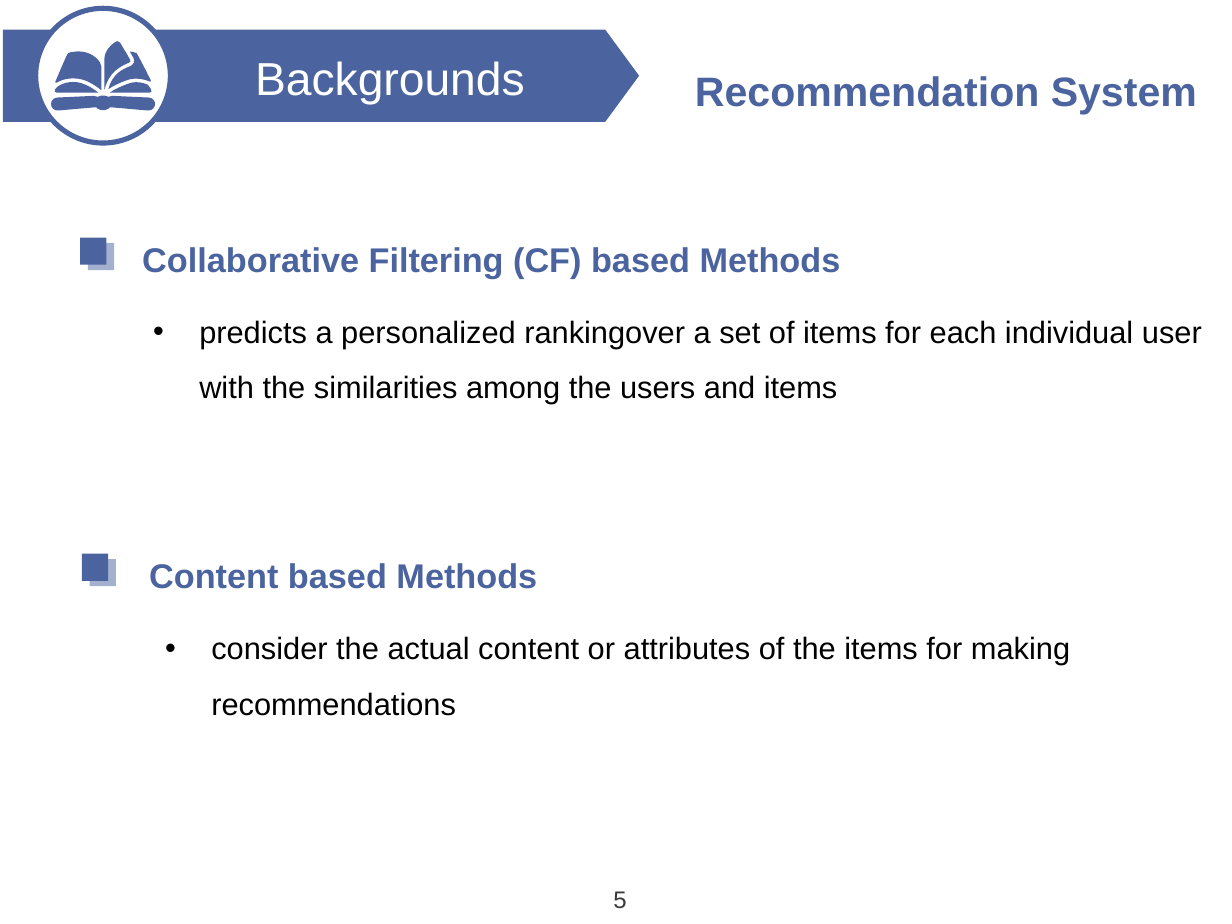
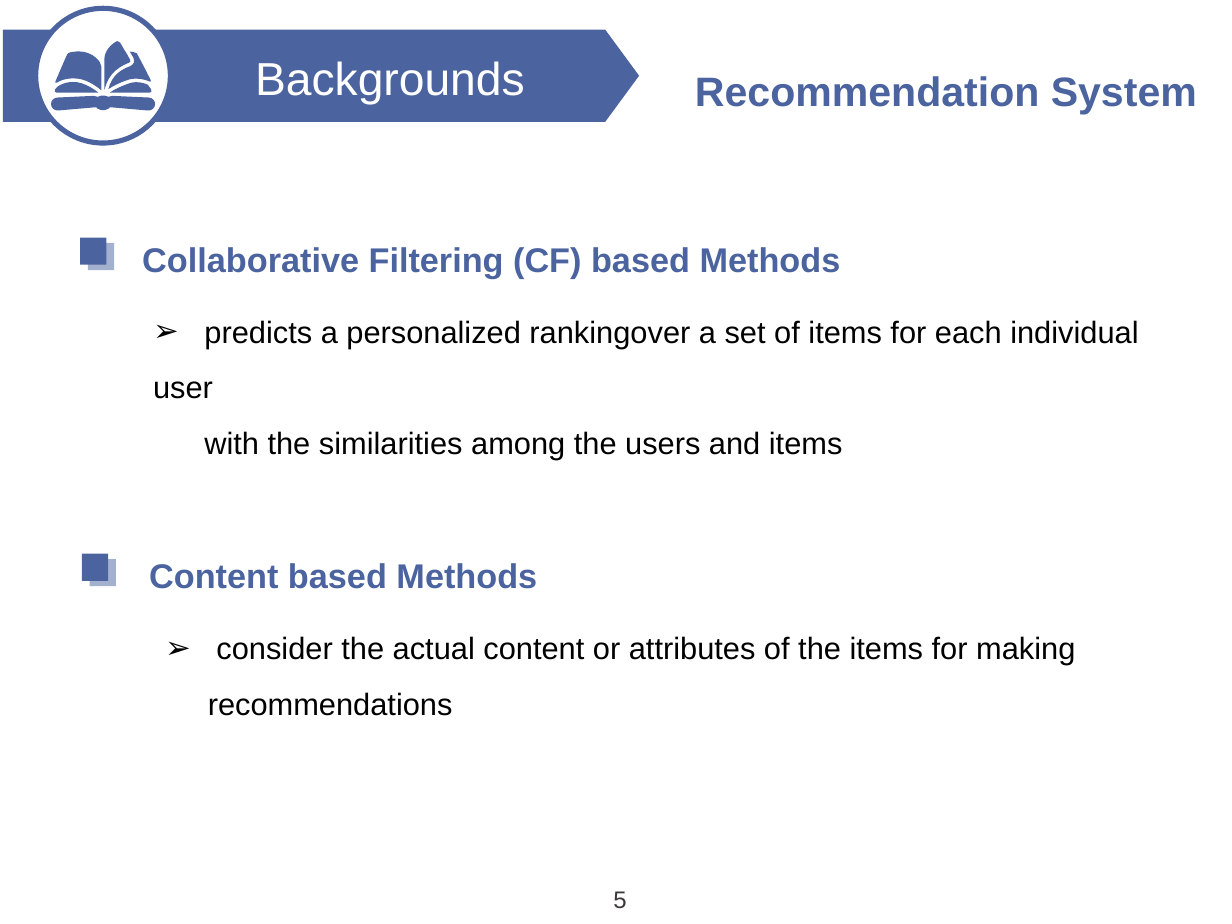
Before and after one commit to ZP1481616577/DAN-for-News-Recommendation, a slide deck: slide 5 of AAAI2018.pptx. Drawn at 1232x924 pixels with LibreOffice and Linux fonts; fonts in the diff are those of the drawing. Boxes give left, top, right and bottom in pixels: in the first picture for what was removed or moved away, otherwise in the second. Text is boxed around its words. In the diff, an @@ line names an element or a change of style, - is before the commit and + after.

```diff
--- a/AAAI2018.pptx
+++ b/AAAI2018.pptx
@@ text at (153,320,1138,459): text changed @@
-• predicts a personalized rankingover a set of items for each individual user with the similarities among the users and items
+➢ predicts a personalized rankingover a set of items for each individual user
+with the similarities among the users and items
@@ text at (208,636,1075,716): text changed @@
-• consider the actual content or attributes of the items for making recommendations
+➢ consider the actual content or attributes of the items for making
+recommendations
```
Also in this commit, not shown: 12 other slides changed.
